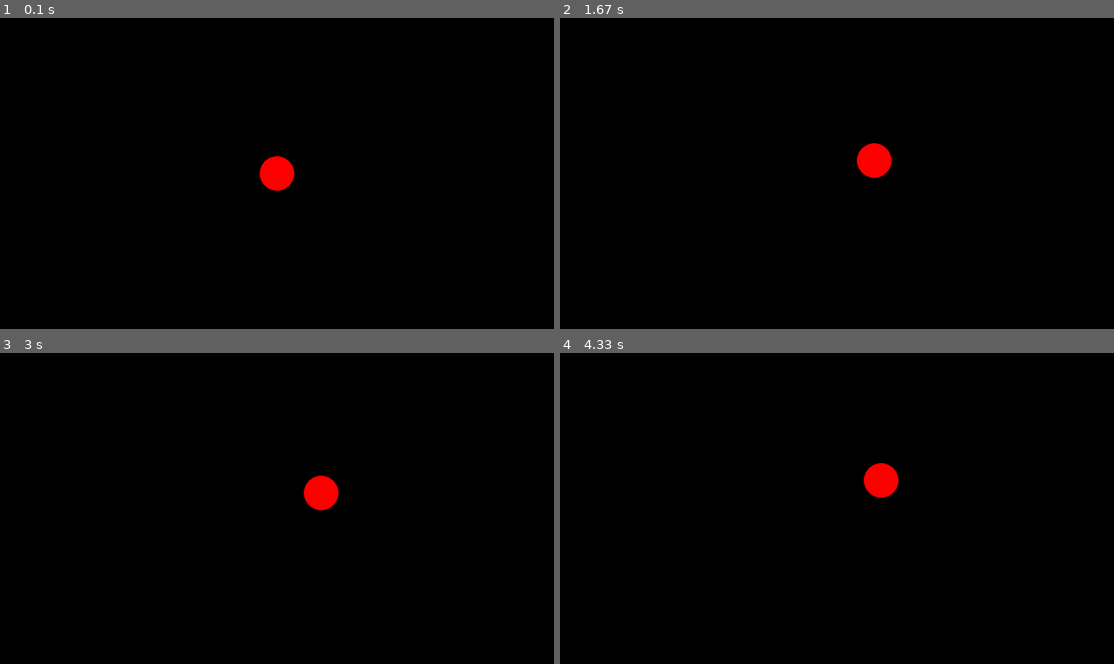
Above: before the commit, frames 1-4 (two rows, left to right).
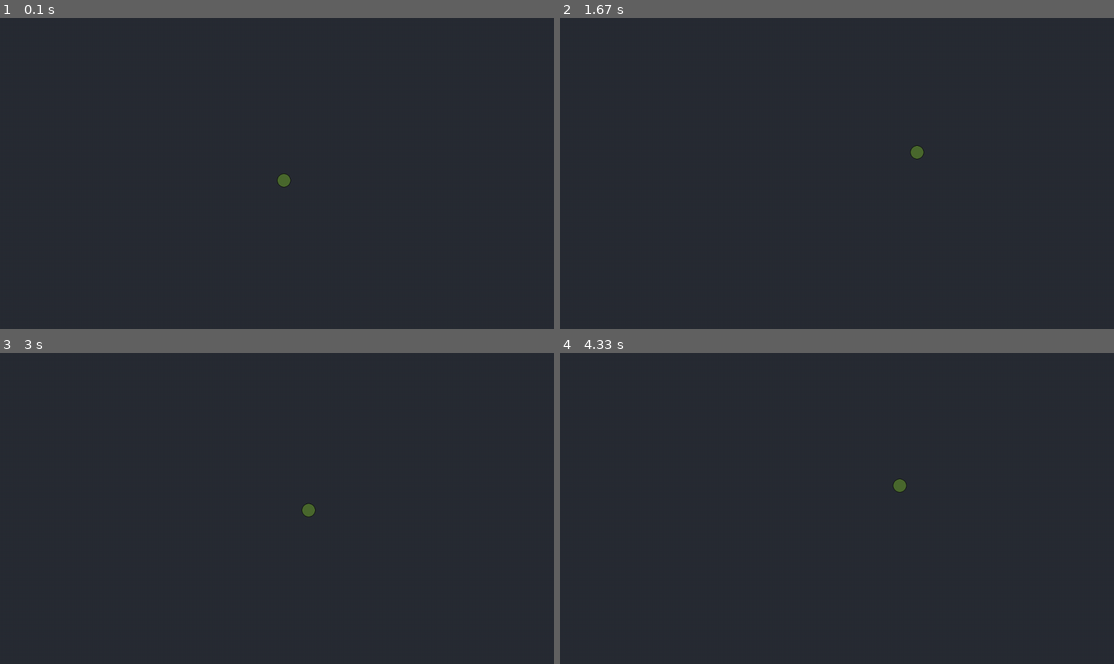
Above: after the commit, the same moments.

Repository: jcoopdog/pygame-game
Game: pygame game, started from main.py
Same seed, same stepped clock (60 frames per second), same inputs: the game is played once before the commit and once after it.
Inputs:
- Up to frame 1 (0.1 s): no input
- Up to frame 2 (1.67 s): hold D 0.33-0.8 s; hold W 0.83-1.13 s; hold D 1.17-1.63 s
- Up to frame 3 (3 s): hold A 1.67-2.2 s; hold S 2.23-2.53 s; hold A 2.57-2.97 s
- Up to frame 4 (4.33 s): hold W 3-3.37 s; hold D 3.4-4.03 s; hold S from 4.07 s (still down)

The runs differ from the first frame. In frame 1, 100% of the frame differs, in the area x 0-100%, y 0-100%; in frame 2, 100%; in frame 3, 100%; in frame 4, 100%.

Commit message:
Movement made; friction added

Diff:
--- a/main.py
+++ b/main.py
@@ -1,4 +1,4 @@
-import pygame
+import pygame, os
 from player import *
 
 # pygame setup
@@ -7,9 +7,13 @@
 clock = pygame.time.Clock()
 running = True
 dt = 0
+filepath = os.path.dirname(os.path.abspath(__file__))
+os.chdir(filepath)
+assetdir = "assets"
+pygame.display.set_caption("gaem")
 
-player = Player(screen.get_width() / 2, screen.get_height() / 2)
-playerspeed = 3
+player = Player(screen.get_width() / 2, screen.get_height() / 2, os.path.join(assetdir, "player.png"))
+playerspeed = 13
 
 while running:
     # poll for events
@@ -19,7 +23,7 @@
             running = False
 
     # fill the screen with a color to wipe away anything from last frame
-    screen.fill("black")
+    screen.fill("#282c34")
 
     player.render(screen)
 
@@ -33,10 +37,12 @@
     if keys[pygame.K_d]:
         player.xvel += playerspeed
 
-    player.move(dt, 0.99)
+    player.check_wall_colisions(screen.get_width(), screen.get_height())
+
+    player.move(dt, 0.95)
 
     # flip() the display to put your work on screen
-    pygame.display.flip()
+    pygame.display.update()
 
     # limits FPS to 60
     # dt is delta time in seconds since last frame, used for framerate-
--- a/player.py
+++ b/player.py
@@ -2,17 +2,32 @@
 
 class Player:
 
-    def __init__(self, startx, starty):
+    def __init__(self, startx, starty, imgpath):
         self.x = startx
         self.y = starty
         self.xvel = 0
         self.yvel = 0
+        self.image = pygame.image.load(imgpath)
 
     def render(self, screen):
-        pygame.draw.circle(screen, "red", (self.x, self.y), 40)
+        screen.blit(self.image, (self.x, self.y))
 
     def move(self, dt, friction):
         self.xvel *= friction
         self.yvel *= friction
         self.x += self.xvel * dt
         self.y += self.yvel * dt
+
+    def check_wall_colisions(self, width, height):
+        if (self.x >= width - self.image.get_width()):
+            self.x = width - self.image.get_width()
+            self.xvel *= -1
+        if (self.x <= 0):
+            self.x = 0
+            self.xvel *= -1
+        if (self.y >= height - self.image.get_height()):
+            self.y = height - self.image.get_height()
+            self.yvel *= -1
+        if (self.y <= 0):
+            self.y = 0
+            self.yvel *= -1
Binary file added: assets/player.png
